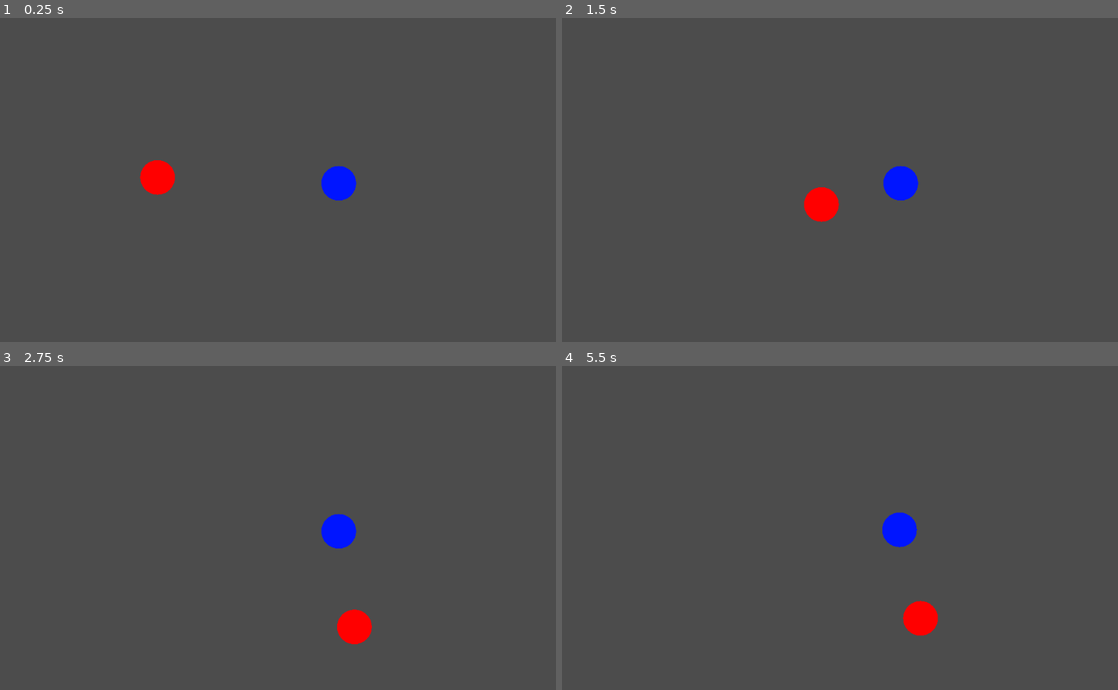
Above: before the commit, frames 1-4 (two rows, left to right).
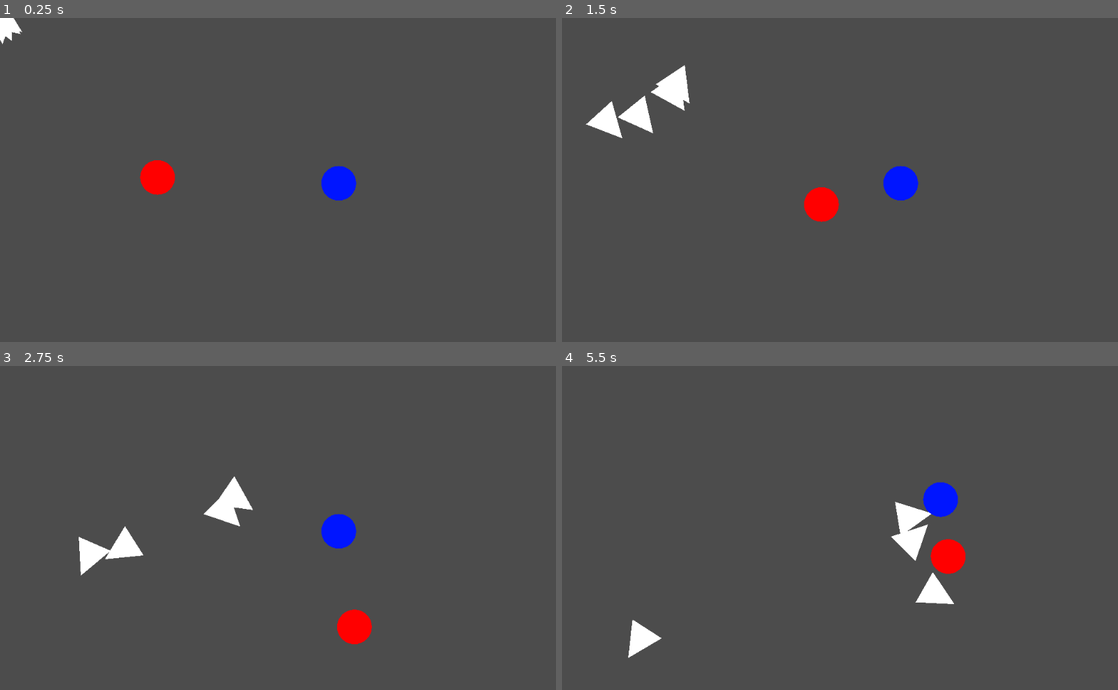
Above: after the commit, the same moments.

Repository: thomas-armena/crossfire
Game: Godot game, scene res://Scenes/Stage/Stage2.tscn
The game is run twice, just before and just after one commit, with the same random seed, the same clock (stepped at 60 frames per second) and the same inputs. This scene is started directly instead of the project's main scene.
Inputs (mouse positions are in pixels of both pictures, inside the frame that each line leads up to):
- Up to frame 1 (0.25 s): no input
- Up to frame 2 (1.5 s): move the mouse to (962, 163) at 0.52 s; hold D (p1_move_right) 0.53-1.28 s; click (962, 163) at 0.67 s; move the mouse to (728, 196) at 1.27 s; hold S (p1_move_down) from 1.28 s (still down); click (728, 196) at 1.42 s
- Up to frame 3 (2.75 s): move the mouse to (333, 456) at 2.02 s; release S (p1_move_down) at 2.03 s; hold D (p1_move_right) from 2.03 s (still down); click (333, 456) at 2.17 s
- Up to frame 4 (5.5 s): move the mouse to (812, 592) at 2.77 s; release D (p1_move_right) at 2.78 s; hold W (p1_move_up) 2.78-3.53 s; click (812, 592) at 2.92 s; move the mouse to (1006, 576) at 3.52 s; hold A (p1_move_left) 3.53-5.03 s; click (1006, 576) at 3.67 s; move the mouse to (673, 479) at 4.27 s; click (673, 479) at 4.42 s; move the mouse to (867, 528) at 5.02 s; hold S (p1_move_down) from 5.03 s (still down); click (867, 528) at 5.17 s

The runs differ from the first frame. In frame 1, 0.2% of the frame differs, in the area x 0-4%, y 0-9%; in frame 2, 1.2%; in frame 3, 1.3%; in frame 4, 3.2%, in the area x 11-73%, y 35-91%.
Error after the commit: Invalid get index 'button_index' (on base: 'InputEventKey'). (res://Scenes/Enemies/EnemyBasic.gd:25)

Commit message:
Add random moving enemy

Diff:
--- a/Scenes/Enemies/EnemyBasic.gd
+++ b/Scenes/Enemies/EnemyBasic.gd
@@ -1,59 +1,29 @@
 extends KinematicBody2D
 
 onready var entity = get_node("Entity")
+onready var view_width = get_viewport_rect().size.x
+onready var view_height = get_viewport_rect().size.y
 
-enum EnemyState {
-	CHASE,
-	EVADE,
-}
-var state = EnemyState.CHASE
-
-var acceleration = Vector2(0, 9)
-var velocity = Vector2(2, 0)
-
-var damping = Vector2(0.8, 0.8)
-var friction = Vector2(0.8, 0.8)
+var rng = RandomNumberGenerator.new()
+var target = Vector2()
+export (float) var speed = 300
 
 func _ready():
-	print(entity.hp)
-
+	rng.randomize()
+	target = Vector2(rng.randf_range(0, view_width), rng.randf_range(0, view_height))
 
 func update_behaviour(delta):
 	var target_pos = get_global_mouse_position()
-	var distance = target_pos.distance_to(position)
+	var distance = target.distance_to(position)
 
-	if (distance < 32):
-		state = EnemyState.EVADE
+	if (abs(distance) < 32):
+		target = Vector2(rng.randf_range(0, view_width), rng.randf_range(0, view_height))
 
-	if (distance > 200):
-		state = EnemyState.CHASE
-
-	if (state == EnemyState.CHASE):
-		look_at(get_global_mouse_position())
-	else:
-		look_at(-get_global_mouse_position())
-
-
-func update_movement(delta):
-	pass
-
-func impulse(target_pos, strength):
-	var direction = target_pos - position
-	print(direction.normalized())
-	acceleration += direction.normalized() * strength
-
+	entity.impulse(target, speed)
 
 func _input(event):
 	if (event.is_pressed() and event.button_index == BUTTON_LEFT):
-		impulse(get_global_mouse_position(), 10000)
+		entity.impulse(get_global_mouse_position(), 10000)
 
 func _physics_process(delta):
-	look_at(get_global_mouse_position())
-
-	# Update speed and position
-	velocity += acceleration * delta
-	position += velocity * delta
-
-	# Apply friction and damping
-	acceleration *= damping
-	velocity *= friction
+	update_behaviour(delta)
--- a/Scenes/Enemies/EnemyBasic.tscn
+++ b/Scenes/Enemies/EnemyBasic.tscn
@@ -7,7 +7,6 @@
 script = ExtResource( 1 )
 
 [node name="Entity" parent="." instance=ExtResource( 2 )]
-movement_speed = 100.0
 
 [node name="CollisionPolygon2D" type="CollisionPolygon2D" parent="."]
 polygon = PoolVector2Array( -32, -32, 32, 0, -32, 32 )
--- a/Scenes/Entity.gd
+++ b/Scenes/Entity.gd
@@ -2,8 +2,21 @@
 
 export (float) var hp = 50
 export (float) var dmg = 1
-export (float) var movement_speed = 10
 
-# Called when the node enters the scene tree for the first time.
-func _ready():
-	pass # Replace with function body.
+var acceleration = Vector2()
+var velocity = Vector2()
+
+export (Vector2) var damping = Vector2(0.8, 0.8)
+export (Vector2) var friction = Vector2(0.8, 0.8)
+
+func impulse(target_pos, strength):
+	var direction = target_pos - get_parent().position
+	acceleration += direction.normalized() * strength
+
+func _physics_process(delta):
+	velocity += acceleration * delta
+	get_parent().position += velocity * delta
+	get_parent().rotation = velocity.angle()
+
+	acceleration *= damping
+	velocity *= friction
--- a/Scenes/Stage/Stage2.tscn
+++ b/Scenes/Stage/Stage2.tscn
@@ -1,8 +1,11 @@
-[gd_scene load_steps=2 format=2]
+[gd_scene load_steps=3 format=2]
 
 [ext_resource path="res://Scenes/Players/Player/Player.tscn" type="PackedScene" id=1]
+[ext_resource path="res://Scenes/Enemies/EnemyBasic.tscn" type="PackedScene" id=2]
 
 [node name="Node2D" type="Node2D"]
+
+[node name="EnemyBasic3" parent="." instance=ExtResource( 2 )]
 
 [node name="Player1" parent="." instance=ExtResource( 1 )]
 position = Vector2( 290.279, 294.611 )
@@ -14,3 +17,9 @@
 move_left_action = "p2_move_left"
 move_down_action = "p2_move_down"
 move_up_action = "p2_move_up"
+
+[node name="EnemyBasic" parent="." instance=ExtResource( 2 )]
+
+[node name="EnemyBasic2" parent="." instance=ExtResource( 2 )]
+
+[node name="EnemyBasic4" parent="." instance=ExtResource( 2 )]
